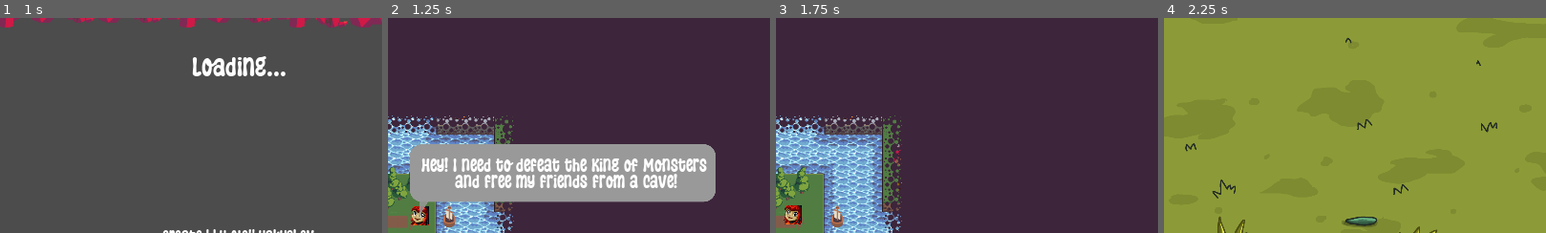
Above: before the commit, frames 1-4 (left to right).
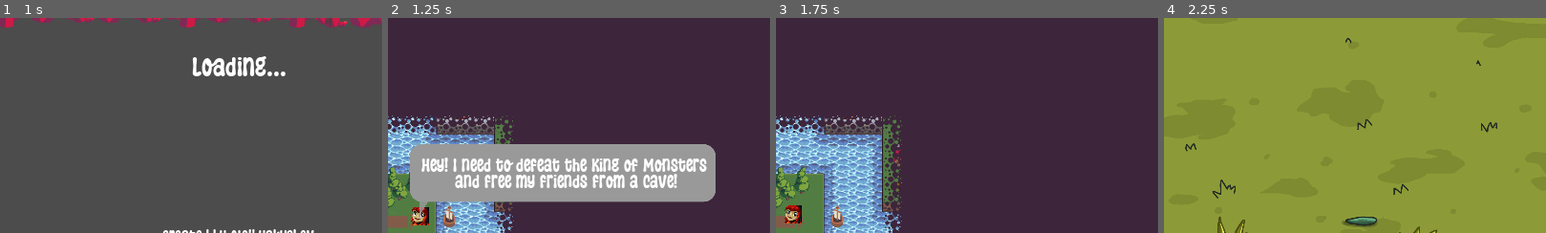
Above: after the commit, the same moments.

Repository: yakushev85/CrystalBattle
Game: Godot game, scene res://src/StartScreen.tscn
Two runs of this game, one before a commit and one after it. Both use one fixed random seed, a clock stepped at 60 frames per second and the inputs below. Sound files missing from this copy of the repository are replaced by a short silence.
Inputs (mouse positions are % of the whole screen's width and height, from its top left):
- Up to frame 1 (1 s): click "New Game" at 0.5 s
- Up to frame 2 (1.25 s): no input
- Up to frame 3 (1.75 s): move the mouse to (72, 45) at 1.27 s; click (72, 45) at 1.42 s
- Up to frame 4 (2.25 s): move the mouse to (30, 55) at 2.02 s; click (30, 55) at 2.17 s
The pictures show only the part of the screen within x 18-68%, y 44-94%; the shares and areas given below are measured in that part.

Frame 1 is identical in both runs. In frame 2, 0.2% of the frame differs, in the area x 6-11%, y 87-97%; in frame 3, 0.2%, in the area x 2-7%, y 87-96%; in frame 4, nothing differs.

Commit message:
add player animation, refactor

Diff:
--- a/src/MainBattle.gd
+++ b/src/MainBattle.gd
@@ -349,7 +349,6 @@
 
 
 func enemy_turn():
-	$PlayerAvatar.stop_anim()
 	$EnemyAvatar.turn_on()
 	generate_current_enemy_spell()
 	show_enemy_spell()
--- a/src/WorldMap.gd
+++ b/src/WorldMap.gd
@@ -30,6 +30,7 @@
 		$UIGroup/FinishedLabel.show()
 
 	setup_navserver()
+	$Player.play_anim()
 
 
 func _input(event):
@@ -72,6 +73,7 @@
 	clear_fog()
 	Global.save_data()
 	Global.player_info.position = $Player.position
+	$Player.play_anim()
 
 
 func show_intro_say():
@@ -80,6 +82,7 @@
 
 
 func player_moving_start():
+	$Player.stop_anim()
 	create_arrow()
 
 	if $UIGroup/SayBox.is_visible_in_tree():
--- a/src/objects/Player.gd
+++ b/src/objects/Player.gd
@@ -2,3 +2,17 @@
 
 export var speed = 100
 var event_position = Vector2.ZERO
+var is_playing_def_anim = false
+
+func play_anim():
+	is_playing_def_anim = true
+	$AnimationPlayer.play("Default")
+
+
+func stop_anim():
+	is_playing_def_anim = false
+
+
+func _on_AnimationPlayer_animation_finished(anim_name):
+	if anim_name == "Default" and is_playing_def_anim:
+		$AnimationPlayer.play("Default")
--- a/src/objects/Player.tscn
+++ b/src/objects/Player.tscn
@@ -6,6 +6,21 @@
 [sub_resource type="CapsuleShape2D" id=2]
 radius = 7.0
 height = 4.0
+
+[sub_resource type="Animation" id=3]
+resource_name = "Default"
+tracks/0/type = "value"
+tracks/0/path = NodePath(".:scale")
+tracks/0/interp = 1
+tracks/0/loop_wrap = true
+tracks/0/imported = false
+tracks/0/enabled = true
+tracks/0/keys = {
+"times": PoolRealArray( 0, 0.5, 1 ),
+"transitions": PoolRealArray( 1, 1, 1 ),
+"update": 0,
+"values": [ Vector2( 1, 1 ), Vector2( 0.9, 0.9 ), Vector2( 1, 1 ) ]
+}
 
 [node name="Player" type="KinematicBody2D"]
 script = ExtResource( 46 )
@@ -20,3 +35,8 @@
 margin_bottom = 48.0
 rect_scale = Vector2( 0.5, 0.5 )
 texture = ExtResource( 1 )
+
+[node name="AnimationPlayer" type="AnimationPlayer" parent="."]
+anims/Default = SubResource( 3 )
+
+[connection signal="animation_finished" from="AnimationPlayer" to="." method="_on_AnimationPlayer_animation_finished"]
Not shown: 1 places in src/objects/Player.tscn that only renumber resources
